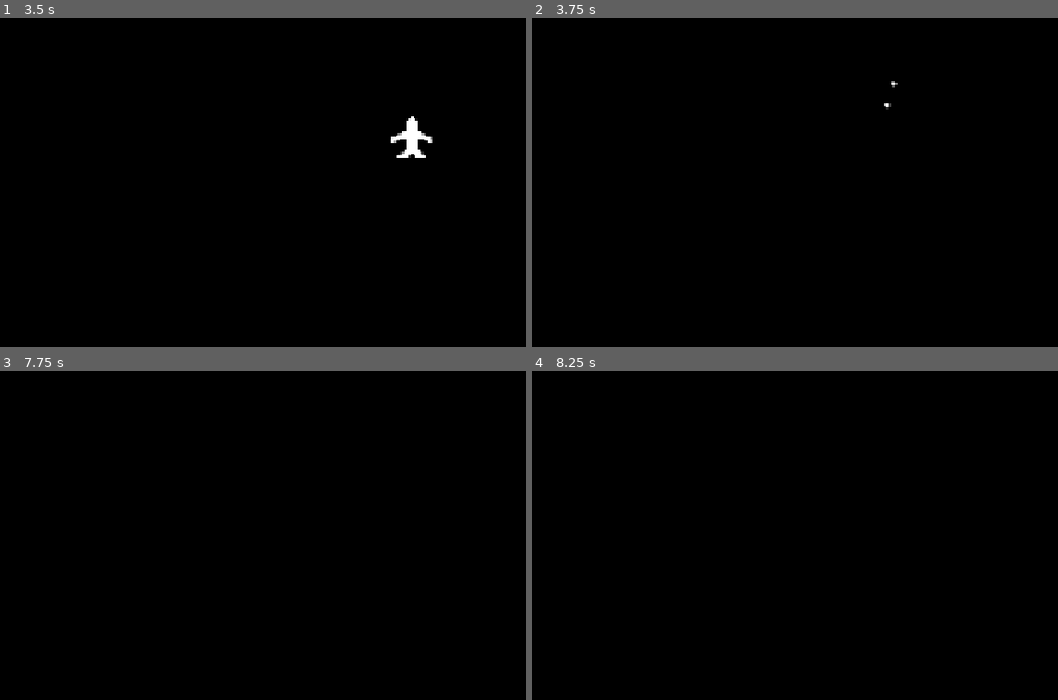
Above: before the commit, frames 1-4 (two rows, left to right).
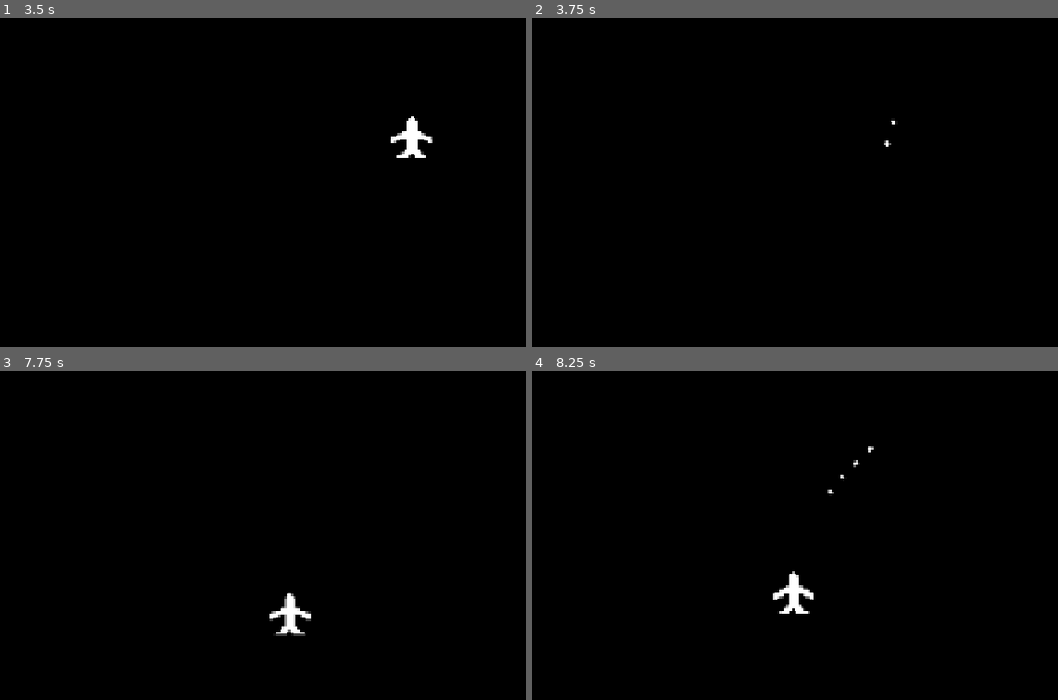
Above: after the commit, the same moments.

Repository: RafaeloxMC/space-invaders-reloaded
Game: Godot game, scene res://scenes/main_menu.tscn
The game is run twice, just before and just after one commit, with the same random seed, the same clock (stepped at 60 frames per second) and the same inputs.
Inputs (mouse positions are in pixels of both pictures, inside the frame that each line leads up to):
- Up to frame 1 (3.5 s): click "play..." at 0.5 s; tap Enter at 1.25 s; move the mouse to (499, 205) at 1.27 s; press the mouse at (499, 205) at 1.28 s; hold Right 1.28-2.03 s; move the mouse to (189, 248) at 2.02 s; release the mouse at (189, 248) at 2.03 s; hold Down 2.03-2.78 s; tap Alt at 2.1 s; move the mouse to (415, 133) at 2.77 s; hold Right from 2.78 s (still down); tap Shift at 2.85 s
- Up to frame 2 (3.75 s): move the mouse to (831, 310) at 3.52 s; release Right at 3.53 s; hold Up from 3.53 s (still down); click (831, 310) at 3.6 s
- Up to frame 3 (7.75 s): move the mouse to (outside the picture) at 4.27 s; release Up at 4.28 s; hold Left 4.28-5.78 s; tap Alt at 4.35, 6.6 s; tap Space at 5, 6.5 s; move the mouse to (115, 515) at 5.02 s; tap Shift at 5.1, 7.35 s; tap Enter at 5.75, 7.25 s; move the mouse to (373, 578) at 5.77 s; press the mouse at (373, 578) at 5.78 s; hold Down 5.78-6.53 s; move the mouse to (226, 476) at 6.52 s; release the mouse at (226, 476) at 6.53 s; hold Right 6.53-7.28 s; move the mouse to (499, 558) at 7.27 s; hold Up from 7.28 s (still down)
- Up to frame 4 (8.25 s): move the mouse to (721, 601) at 8.02 s; release Up at 8.03 s; hold Right from 8.03 s (still down); click (721, 601) at 8.1 s

Frame 1 is identical in both runs. In frame 2, less than 0.1% of the frame differs, in the area x 66-70%, y 19-40%; in frame 3, 0.5%; in frame 4, 0.5%, in the area x 45-65%, y 22-74%.

Commit message:
Add reload on death

Diff:
--- a/scripts/game.gd
+++ b/scripts/game.gd
@@ -1,6 +1,8 @@
 extends Node2D
 
 @export var enemy: PackedScene
+
+var reloading: bool = false
 
 # Called when the node enters the scene tree for the first time.
 func _ready() -> void:
@@ -9,6 +11,13 @@
 
 # Called every frame. 'delta' is the elapsed time since the previous frame.
 func _process(_delta: float) -> void:
+	if !self.find_child("Player") && !reloading:
+		reloading = true
+		Engine.time_scale = 0.5
+		await get_tree().create_timer(2).timeout
+		Engine.time_scale = 1
+		get_tree().reload_current_scene()
+
 	if randi_range(0, 1000) == 999:
 		var projectile = enemy.instantiate() as CharacterBody2D
 		projectile.global_position = self.global_position
